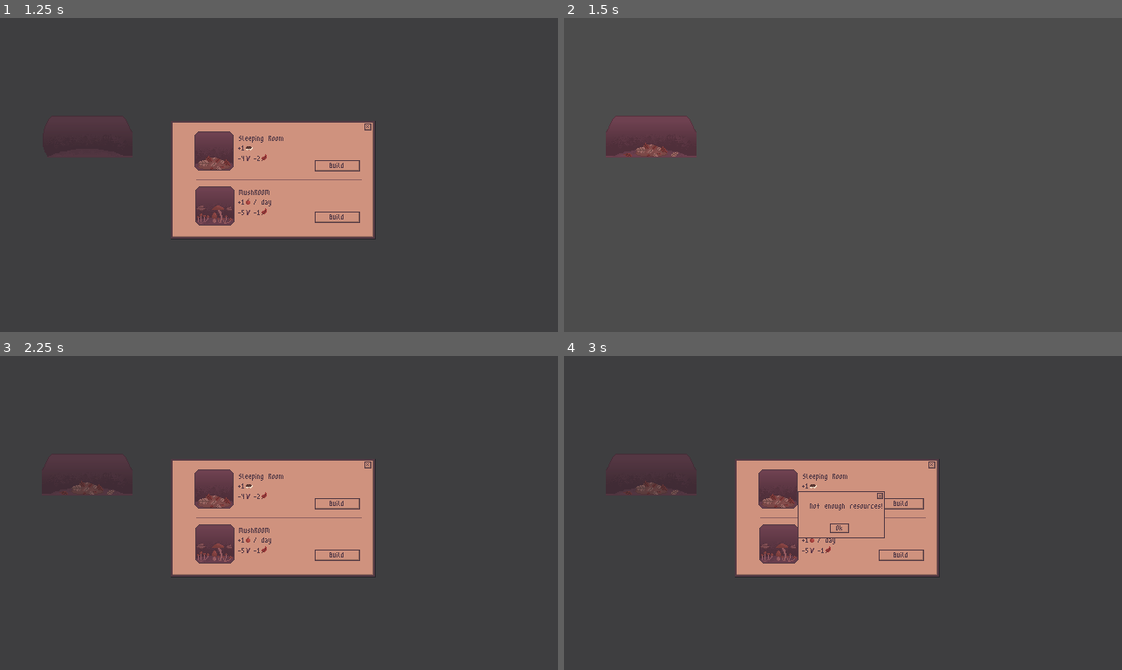
Above: before the commit, frames 1-4 (two rows, left to right).
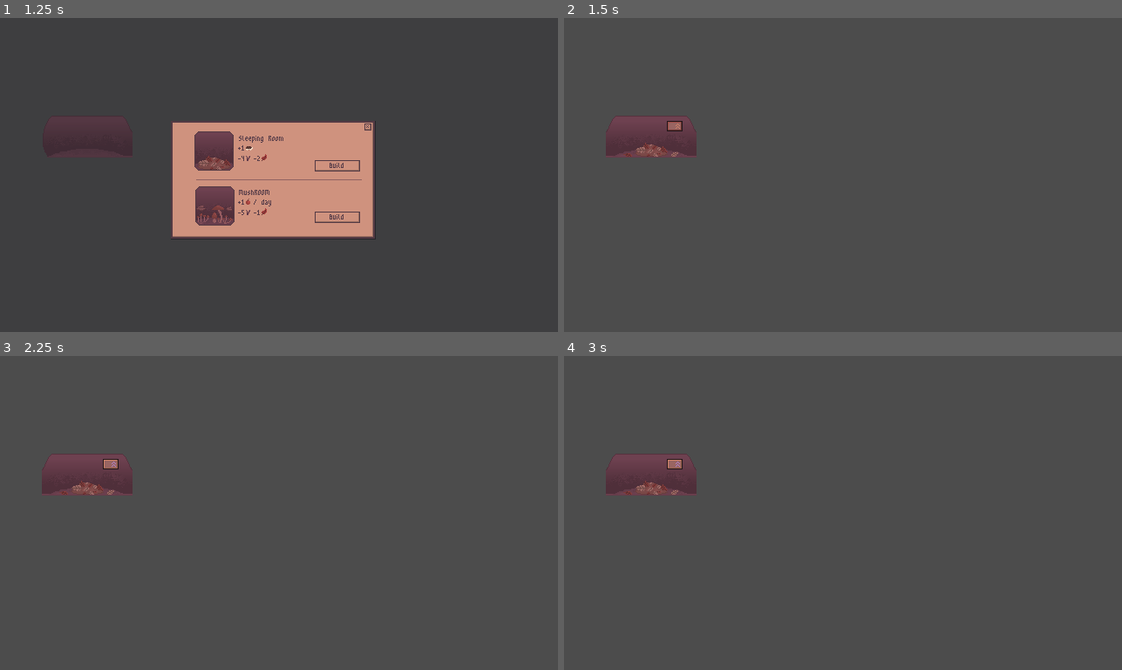
Above: after the commit, the same moments.

Repository: Soleod/G_CozyAutumnGameJam
Game: Godot game, scene res://Scenes/Room/Room.tscn
Two runs of this game, one before a commit and one after it. Both use one fixed random seed, a clock stepped at 60 frames per second and the inputs below. This scene is started directly instead of the project's main scene.
Inputs (mouse positions are in pixels of both pictures, inside the frame that each line leads up to):
- Up to frame 1 (1.25 s): tap Enter at 0.5 s; move the mouse to (89, 137) at 0.52 s; click (89, 137) at 0.67 s; tap Space at 0.77 s
- Up to frame 2 (1.5 s): click "Build" at 1.25 s
- Up to frame 3 (2.25 s): click (111, 462) at 2.02 s
- Up to frame 4 (3 s): click (898, 553) at 2.75 s, where only the run before the commit has a clickable "Build"

Frame 1 is identical in both runs. In frame 2, less than 0.1% of the frame differs, in the area x 18-22%, y 32-37%; in frame 3, 13%, in the area x 7-68%, y 31-71%; in frame 4, 13%.

Commit message:
Room upgrading system

Diff:
--- a/Scenes/BuildingGrid/BuildingGrid.gd
+++ b/Scenes/BuildingGrid/BuildingGrid.gd
@@ -9,14 +9,14 @@
 
 # Called when the node enters the scene tree for the first time.
 func _ready():
-	GameManager.connect("clock_tick", self, "_on_clock_tick")
+	GameManager.connect("game_tick", self, "_on_game_tick")
 	hedgehogs = [$Hedgehog]
 	for room in self.get_children():
 		roomDict[room.name] = room
 		print(roomDict[room.name].visible)
 	expeditionTargetPos = $ExpeditionTarget.position
 
-func _on_clock_tick():
+func _on_game_tick():
 	var tmpFoodProdution = 0
 	for room in self.get_children():
 		if room is Area2D:
@@ -49,4 +49,3 @@
 	add_child(instance)
 	hedgehogs.append(instance)
 	GameManager.hedgehogs += 1
-	pass # Replace with function body.
--- a/Scenes/GameManager.gd
+++ b/Scenes/GameManager.gd
@@ -20,9 +20,9 @@
 var gameTickTimer: Timer
 var PauseButton: TextureButton
 
-var food: int = 10
-var sticks: int = 5
-var leaves: int = 3
+var food: int = 1000
+var sticks: int = 500
+var leaves: int = 300
 var hedgehogs: int = 1
 
 var hour: int = 2
@@ -31,7 +31,7 @@
 var currentTemp: int = 31
 var currentTempState: int = TemperatureState.WARM
 
-var tick_rate: float = 1.5
+var tick_rate: float = 0.5
 
 signal game_tick
 signal clock_tick
@@ -70,7 +70,7 @@
 
 func _on_Timer_timeout():
 	if currentGameState == GameState.RUNNING:
-		if(day == 5):
+		if(day == 96):
 			emit_signal("win")
 		if(hour == 0):
 			hour += 1
--- a/Scenes/Room/Room.gd
+++ b/Scenes/Room/Room.gd
@@ -7,6 +7,12 @@
 var heatPanel: Panel
 var roomShader: Material
 var notEnoughResDialog: Panel
+var upgradeButton: TextureButton
+
+var upgrade1: Texture
+var upgrade2: Texture
+var upgrade3: Texture
+var upgrade4: Texture
 
 var foodProduction: int = 0
 var cost: int = 0
@@ -15,6 +21,8 @@
 var coldness: float = 0
 var isActive: bool = true
 
+var roomType: String = "Empty"
+
 signal spawn_hedgehog()
 signal enable_next_room(roomName)
 
@@ -24,6 +32,14 @@
 	roomSprite = $Sprite
 	roomShader = roomSprite.material
 	notEnoughResDialog = $CanvasLayer/NotEnoughRes
+	upgradeButton = $UpgradeButton
+
+	upgrade1 = load("res://Art/Shroom Room/AddLeaves_1.png")
+	upgrade2 = load("res://Art/Shroom Room/AddLeaves_2.png")
+	upgrade3 = load("res://Art/Shroom Room/AddLeaves_3.png")
+	upgrade4 = load("res://Art/Shroom Room/AddLeaves_4.png")
+
+	upgradeButton.texture_normal = upgrade1
 
 	GameManager.connect("game_tick", self, "_on_GameManager_game_tick")
 
@@ -56,6 +72,15 @@
 		else:
 			coldness += 25
 			roomShader.set("shader_param/Coldness", coldness / 100)
+	if(coldness >= 100):
+		match roomType:
+			"Empty":
+				pass
+			"MushroomRoom":
+				foodProduction = 0
+			"SleepingRoom":
+				foodProduction = -1
+				isActive = true
 
 func _on_OutsidePanel_gui_input(event):
 	if event is InputEventMouseButton:
@@ -73,7 +98,8 @@
 				"costLeaves": 2,
 				"hedgehogGain": 0,
 				"dailyFood": 1,
-				"roomTexture": $Sprite/SpriteShrooms
+				"roomTexture": $Sprite/SpriteShrooms,
+				"coldProtectionLevel": GameManager.TemperatureState.WARM
 			}
 		"SleepingRoom":
 			return {
@@ -81,12 +107,14 @@
 				"costLeaves": 1,
 				"hedgehogGain": 1,
 				"dailyFood": 0,
-				"roomTexture": $Sprite/SpriteSleep
+				"roomTexture": $Sprite/SpriteSleep,
+				"coldProtectionLevel": GameManager.TemperatureState.WARM
 			}
 
 func _on_BuildingPanel_build_room(buildingName):
 
 	var room = getRoomProperties(buildingName)
+	roomType = buildingName
 
 	if GameManager.sticks < room.costSticks:
 		notEnoughResDialog.show()
@@ -106,10 +134,11 @@
 	coldness = 0
 	isActive = true
 	foodProduction = room.dailyFood
-	coldProtectionLevel = GameManager.TemperatureState.FROSTPUNK
+	coldProtectionLevel = room.coldProtectionLevel
 
 	buildingPanel.hide()
 	outsidePanel.hide()
+	upgradeButton.show()
 	room.roomTexture.show()
 
 	GameManager.ChangeGameState(GameManager.GameState.RUNNING)
@@ -125,34 +154,64 @@
 func _on_Room_1_enable_next_room(roomName):
 	if (self.name == roomName):
 		self.visible = true
+		self.coldProtectionLevel = GameManager.TemperatureState.FROSTPUNK
 
 
 func _on_Room_2_enable_next_room(roomName):
 	if (self.name == roomName):
 		self.visible = true
+		self.coldProtectionLevel = GameManager.TemperatureState.FROSTPUNK
 
 
 func _on_Room_4_enable_next_room(roomName):
 	if (self.name == roomName):
 		self.visible = true
+		self.coldProtectionLevel = GameManager.TemperatureState.FROSTPUNK
 
 
 func _on_Room_5_enable_next_room(roomName):
 	if (self.name == roomName):
 		self.visible = true
+		self.coldProtectionLevel = GameManager.TemperatureState.FROSTPUNK
 
 
 func _on_Room_7_enable_next_room(roomName):
 	if (self.name == roomName):
 		self.visible = true
+		self.coldProtectionLevel = GameManager.TemperatureState.FROSTPUNK
 
 
 func _on_Room_8_enable_next_room(roomName):
 	if (self.name == roomName):
 		self.visible = true
+		self.coldProtectionLevel = GameManager.TemperatureState.FROSTPUNK
 
 
 func _on_Close_pressed():
 	buildingPanel.hide()
 	outsidePanel.hide()
 	GameManager.ChangeGameState(GameManager.GameState.RUNNING)
+
+
+func _on_UpgradeButton_pressed():
+	match coldProtectionLevel:
+		GameManager.TemperatureState.WARM:
+			upgradeButton.texture_normal = upgrade2
+			coldProtectionLevel = GameManager.TemperatureState.CHILLY
+			coldness = 0
+			GameManager.remove_leaves(1)
+			roomShader.set("shader_param/Coldness", 0)
+		GameManager.TemperatureState.CHILLY:
+			upgradeButton.texture_normal = upgrade3
+			coldProtectionLevel = GameManager.TemperatureState.COLD
+			coldness = 0
+			GameManager.remove_leaves(1)
+			roomShader.set("shader_param/Coldness", 0)
+		GameManager.TemperatureState.COLD:
+			upgradeButton.texture_normal = upgrade4
+			coldProtectionLevel = GameManager.TemperatureState.FROSTPUNK
+			coldness = 0
+			GameManager.remove_leaves(1)
+			roomShader.set("shader_param/Coldness", 0)
+		GameManager.TemperatureState.FROSTPUNK:
+			pass
--- a/Scenes/Room/Room.tscn
+++ b/Scenes/Room/Room.tscn
@@ -20,8 +20,13 @@
 [ext_resource path="res://Art/Shroom Room/Shroom.png" type="Texture" id=18]
 [ext_resource path="res://Art/Slep room/Leaves.png" type="Texture" id=19]
 [ext_resource path="res://Scenes/Dialog.tscn" type="PackedScene" id=20]
-
-[sub_resource type="Shader" id=3]
+[ext_resource path="res://Art/Shroom Room/AddLeaves_1.png" type="Texture" id=21]
+
+[sub_resource type="RectangleShape2D" id=1]
+extents = Vector2( 51, 20.9999 )
+
+[sub_resource type="Shader" id=7]
+resource_local_to_scene = true
 code = "shader_type canvas_item;
 
 uniform float Coldness : hint_range(0.0, 1.0, 0.1);
@@ -39,8 +44,9 @@
 	}
 }"
 
-[sub_resource type="ShaderMaterial" id=2]
-shader = SubResource( 3 )
+[sub_resource type="ShaderMaterial" id=8]
+resource_local_to_scene = true
+shader = SubResource( 7 )
 shader_param/Coldness = null
 
 [sub_resource type="NavigationPolygon" id=4]
@@ -58,15 +64,16 @@
 polygons = [ PoolIntArray( 0, 1, 2, 3 ) ]
 outlines = [ PoolVector2Array( 4, 19, -4, 19, -4, 18, 4, 18 ) ]
 
-[sub_resource type="RectangleShape2D" id=1]
-extents = Vector2( 51, 20.9999 )
-
 [node name="Room" type="Area2D"]
 position = Vector2( 100, 136 )
 script = ExtResource( 2 )
 
+[node name="CollisionShape2D" type="CollisionShape2D" parent="."]
+visible = false
+shape = SubResource( 1 )
+
 [node name="Sprite" type="Sprite" parent="."]
-material = SubResource( 2 )
+material = SubResource( 8 )
 scale = Vector2( 0.999999, 1 )
 texture = ExtResource( 6 )
 region_rect = Rect2( 0, 0, 102, 42 )
@@ -110,10 +117,13 @@
 position = Vector2( 0, 10 )
 texture = ExtResource( 18 )
 
-[node name="CollisionShape2D" type="CollisionShape2D" parent="."]
-visible = false
-position = Vector2( 4.54747e-12, 0 )
-shape = SubResource( 1 )
+[node name="UpgradeButton" type="TextureButton" parent="."]
+visible = false
+margin_left = 18.0
+margin_top = -18.0
+margin_right = 36.0
+margin_bottom = -6.0
+texture_normal = ExtResource( 21 )
 
 [node name="CanvasLayer" type="CanvasLayer" parent="."]
 
@@ -335,6 +345,7 @@
 margin_right = 90.0
 margin_bottom = 36.0
 
+[connection signal="pressed" from="UpgradeButton" to="." method="_on_UpgradeButton_pressed"]
 [connection signal="gui_input" from="CanvasLayer/OutsidePanel" to="." method="_on_OutsidePanel_gui_input"]
 [connection signal="build_room" from="CanvasLayer/OutsidePanel/BuildingPanel" to="." method="_on_BuildingPanel_build_room"]
 [connection signal="pressed" from="CanvasLayer/OutsidePanel/BuildingPanel/Button_sleep" to="CanvasLayer/OutsidePanel/BuildingPanel" method="_on_Button_sleep_pressed"]
Not shown: 1 places in Scenes/Room/Room.tscn that only renumber resources
